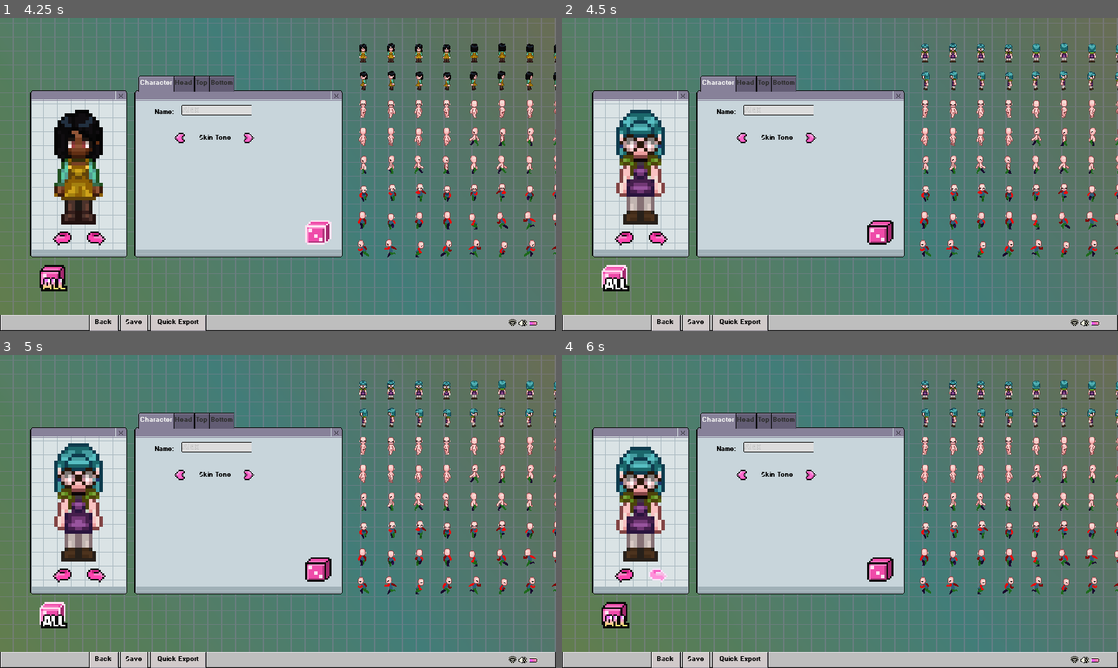
Above: before the commit, frames 1-4 (two rows, left to right).
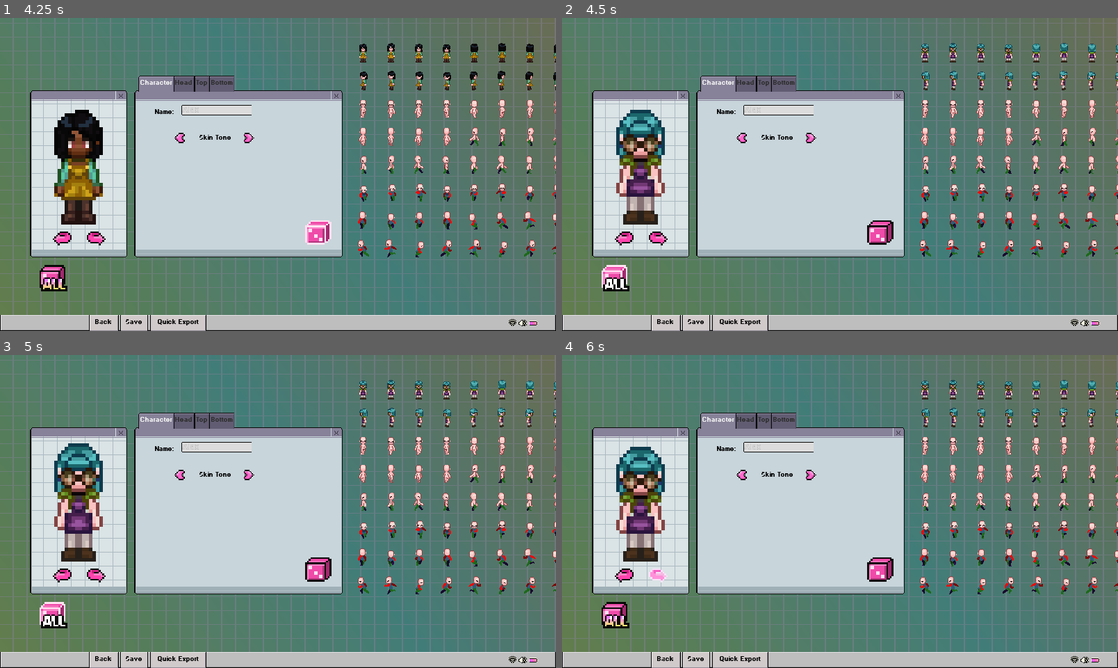
Above: after the commit, the same moments.

Repository: Sleeping-Robot-Games/Sprite-Generator
Game: Godot game, scene res://Scenes/Menu.tscn
The game is run twice, just before and just after one commit, with the same random seed, the same clock (stepped at 60 frames per second) and the same inputs.
Inputs (mouse positions are in pixels of both pictures, inside the frame that each line leads up to):
- Up to frame 1 (4.25 s): click (50, 96) at 0.5 s; click (216, 108) at 1.27 s; type "Alex" at 1.35 s; click (177, 136) at 2 s; click (250, 136) at 2.75 s; click (316, 233) at 3.5 s
- Up to frame 2 (4.5 s): click (617, 280) at 4.25 s
- Up to frame 3 (5 s): no input
- Up to frame 4 (6 s): click (623, 574) at 5 s; click (656, 574) at 5.75 s

Frame 1 is identical in both runs. In frame 2, 0.2% of the frame differs, in the area x 11-96%, y 9-43%; in frame 3, 0.2%; in frame 4, 0.2%.

Commit message:
Hopeful shader fix for 6 columns

Diff:
--- a/Resources/Shaders/PaletteSwap.shader
+++ b/Resources/Shaders/PaletteSwap.shader
@@ -4,25 +4,30 @@
 uniform sampler2D palette : hint_albedo;
 
 uniform int total_rows = 4;
+uniform int total_columns = 4;
 uniform int color_row = 1;
 
 void fragment()
 {
     vec4 old_color = texture(TEXTURE, UV);
 
+    // Snap red value to nearest column center
+    float col_index = floor(old_color.r * float(total_columns));
+    float x_coord = (col_index + 0.5) / float(total_columns);
+
+    // Y coordinate for grayscale row (usually row 0)
     float y_grayscale = (0.0 + 0.5) / float(total_rows);
-    vec4 gray_sample   = texture(palette, vec2(old_color.r, y_grayscale));
+    vec4 gray_sample = texture(palette, vec2(x_coord, y_grayscale));
 
-    float y_color      = (float(color_row) + 0.5) / float(total_rows);
-    vec4 color_sample  = texture(palette, vec2(old_color.r, y_color));
+    // Y coordinate for desired color row
+    float y_color = (float(color_row) + 0.5) / float(total_rows);
+    vec4 color_sample = texture(palette, vec2(x_coord, y_color));
 
-    if (old_color == gray_sample)
-    {
+    // Replace color if it matches gray (within threshold)
+    if (distance(old_color.rgb, gray_sample.rgb) < 0.001) {
         color_sample.a *= old_color.a;
         COLOR = color_sample;
-    }
-    else
-    {
+    } else {
         COLOR = old_color;
     }
 }
--- a/Scenes/PlayerSprites.tscn
+++ b/Scenes/PlayerSprites.tscn
@@ -30,93 +30,111 @@
 [sub_resource type="ShaderMaterial" id=15]
 shader = ExtResource( 2 )
 shader_param/total_rows = 4
+shader_param/total_columns = 4
 shader_param/color_row = 1
 
 [sub_resource type="ShaderMaterial" id=13]
 shader = ExtResource( 2 )
 shader_param/total_rows = 4
+shader_param/total_columns = 4
 shader_param/color_row = 1
 
 [sub_resource type="ShaderMaterial" id=18]
 shader = ExtResource( 2 )
 shader_param/total_rows = 4
+shader_param/total_columns = 4
 shader_param/color_row = 1
 
 [sub_resource type="ShaderMaterial" id=7]
 shader = ExtResource( 2 )
 shader_param/total_rows = 4
+shader_param/total_columns = 4
 shader_param/color_row = 1
 
 [sub_resource type="ShaderMaterial" id=2]
 shader = ExtResource( 2 )
 shader_param/total_rows = 4
+shader_param/total_columns = 4
 shader_param/color_row = 1
 
 [sub_resource type="ShaderMaterial" id=3]
 shader = ExtResource( 2 )
 shader_param/total_rows = 4
+shader_param/total_columns = 4
 shader_param/color_row = 1
 
 [sub_resource type="ShaderMaterial" id=6]
 shader = ExtResource( 2 )
 shader_param/total_rows = 4
+shader_param/total_columns = 4
 shader_param/color_row = 1
 
 [sub_resource type="ShaderMaterial" id=12]
 shader = ExtResource( 2 )
 shader_param/total_rows = 4
+shader_param/total_columns = 4
 shader_param/color_row = 1
 
 [sub_resource type="ShaderMaterial" id=14]
 shader = ExtResource( 2 )
 shader_param/total_rows = 4
+shader_param/total_columns = 4
 shader_param/color_row = 1
 
 [sub_resource type="ShaderMaterial" id=1]
 shader = ExtResource( 2 )
 shader_param/total_rows = 4
+shader_param/total_columns = 4
 shader_param/color_row = 1
 
 [sub_resource type="ShaderMaterial" id=16]
 shader = ExtResource( 2 )
 shader_param/total_rows = 4
+shader_param/total_columns = 4
 shader_param/color_row = 1
 
 [sub_resource type="ShaderMaterial" id=17]
 shader = ExtResource( 2 )
 shader_param/total_rows = 4
+shader_param/total_columns = 4
 shader_param/color_row = 1
 
 [sub_resource type="ShaderMaterial" id=11]
 shader = ExtResource( 2 )
 shader_param/total_rows = 7
+shader_param/total_columns = 4
 shader_param/color_row = 1
 shader_param/palette = ExtResource( 3 )
 
 [sub_resource type="ShaderMaterial" id=8]
 shader = ExtResource( 2 )
 shader_param/total_rows = 4
+shader_param/total_columns = 4
 shader_param/color_row = 1
 
 [sub_resource type="ShaderMaterial" id=10]
 shader = ExtResource( 2 )
 shader_param/total_rows = 4
+shader_param/total_columns = 4
 shader_param/color_row = 1
 
 [sub_resource type="ShaderMaterial" id=4]
 shader = ExtResource( 2 )
 shader_param/total_rows = 7
-shader_param/color_row = 5
+shader_param/total_columns = 6
+shader_param/color_row = 6
 shader_param/palette = ExtResource( 6 )
 
 [sub_resource type="ShaderMaterial" id=5]
 shader = ExtResource( 2 )
 shader_param/total_rows = 4
+shader_param/total_columns = 4
 shader_param/color_row = 1
 
 [sub_resource type="ShaderMaterial" id=9]
 shader = ExtResource( 2 )
 shader_param/total_rows = 4
+shader_param/total_columns = 4
 shader_param/color_row = 1
 
 [sub_resource type="Animation" id=19]
